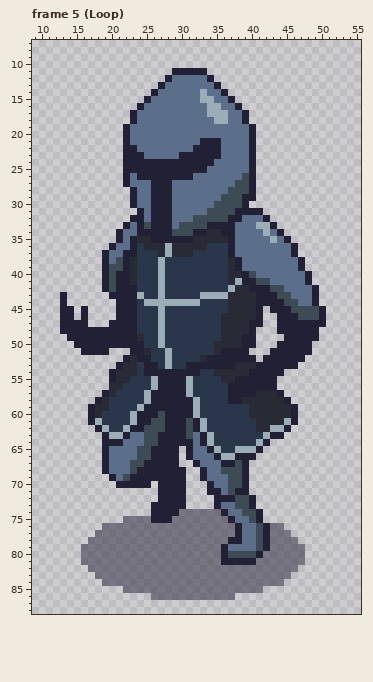
Pixel-art file -- src/assets/images/knight-preliminary.ase. The picture above was drawn from the file before the commit.
64x96 pixels, 7 frames. Shown: frame 5 (Loop): x 9..55, y 7..88. The commit also changed other frames, which this record leaves out.
New version:
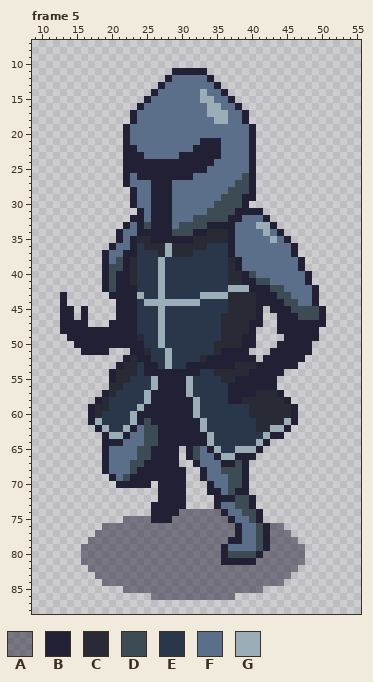
Palette (. is transparent): A #22203480  B #222034  C #282a36  D #3d4b54  E #2a364a  F #5b6e8a  G #9badb7
The author wrote: Add first knight slash animation
Diff:
--- frame 5, layer "walk-cycle"
@@ x 34..38 @@
 33 BBBBF
-34 CCBBF
+34 CCCBF
 35 CCCBF
@@ x 36..41 @@
 40 ECCBDF
-41 ECGBBD
-42 EGCCBB
+41 ECCBBD
+42 EGGGBB
 43 GCCCCB
@@ x 22..34 @@
 59 EEGBBBBBBBGEE
-60 EGBBBDBBBBGEE
-61 EGBBDDBBBDBGE
-62 GBBDDDBBBDBGE
-63 BFFDDBBBBDFBG
-64 FFFDDBBBBBFBG
-65 FFDDBBBB.BFFB
-66 FFDDBBBB.BFFF
+60 EGBBBBBBBBGEE
+61 EGBDBBBBBBBGE
+62 GBFDDBBBBBBGE
+63 BFFDDBBBBBBBG
+64 FFFDDBBBBBBBG
+65 FFDDBBBB.BDFB
+66 FFDDBBBB.BDFF
 67 FDDBBBBB..BFF
